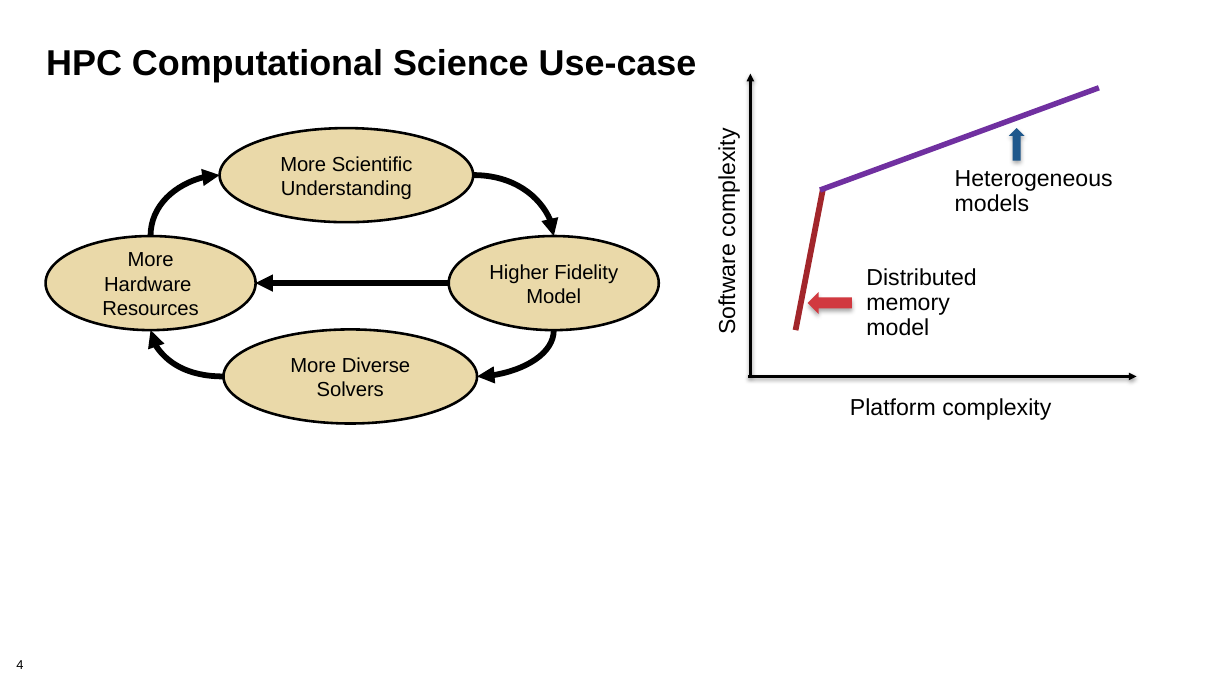
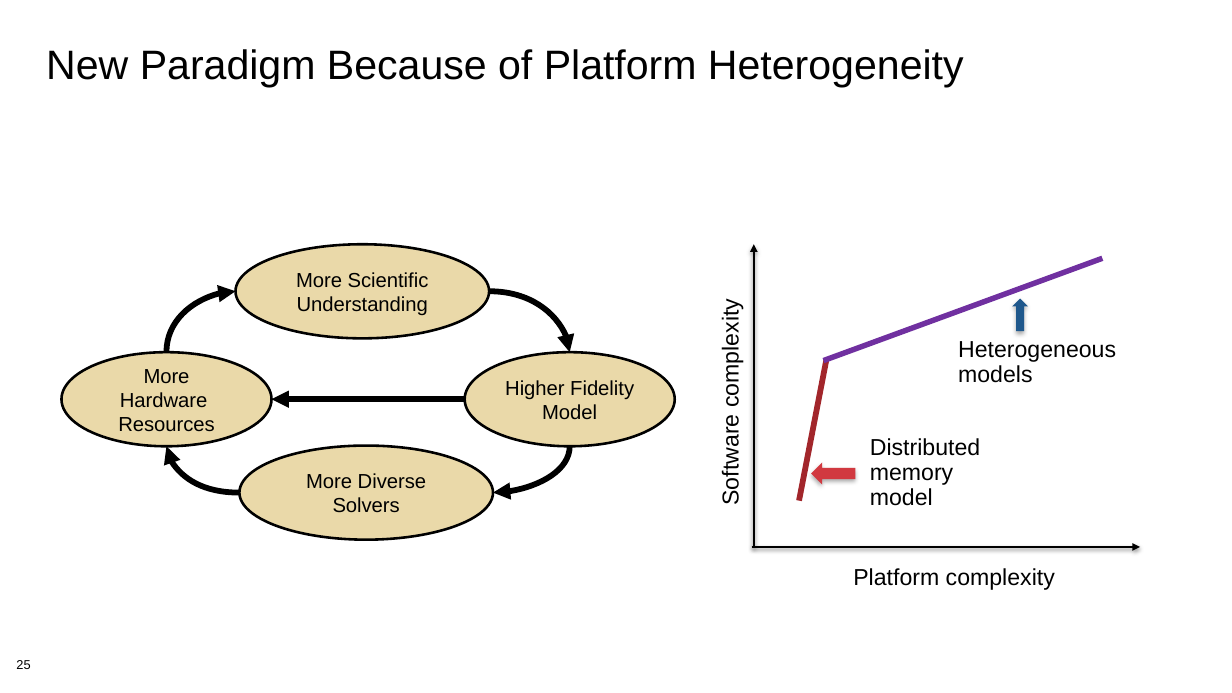
Before and after one commit to bssw-tutorial/presentations, a slide deck: slide 25 of design-a.pptx (slide 4 before the commit). Drawn at 1232x693 pixels with LibreOffice and Linux fonts; fonts in the diff are those of the drawing; background and template pictures are left out. Boxes give left, top, right and bottom in pixels: in the first picture for what was removed or moved away, otherwise in the second. Text is boxed around its words. In the diff, an @@ line names an element or a change of style, - is before the commit and + after.

```diff
--- a/design-a.pptx
+++ b/design-a.pptx
@@ text at (46,49,964,87): text changed; size 28 to 32 pt; bold off @@
-HPC Computational Science Use-case
+New Paradigm Because of Platform Heterogeneity
@@ curved arrow moved from (224, 376) - (151, 330) to (166, 352) - (236, 291) @@
@@ curved arrow moved from (554, 330) - (477, 376) to (489, 291) - (569, 352) @@
@@ 4 texts, 2 lines, 1 up arrow, 1 arrow, 1 left arrow: place and size @@
-4 texts, 2 lines, 1 up arrow, 1 arrow, 1 left arrow at (714,74,1113,420)
+4 texts, 2 lines, 1 up arrow, 1 arrow, 1 left arrow at (718,244,1116,590)
@@ 4 ellipses, 1 arrow: place and size @@
-4 ellipses, 1 arrow at (45,128,659,423)
+4 ellipses, 1 arrow at (62,244,675,540)
@@ curved arrow moved from (151, 236) - (220, 176) to (239, 493) - (166, 446) @@
@@ curved arrow moved from (473, 176) - (554, 236) to (569, 446) - (493, 493) @@
@@ arrow moved from (749, 376) - (1137, 376) to (751, 547) - (1140, 547) @@
@@ page number at (16,660,30,669): text changed @@
-4
+25
```
Also in this commit, not shown: 5 other slides changed, 19 slides added, 21 slides removed, 1 other file.
